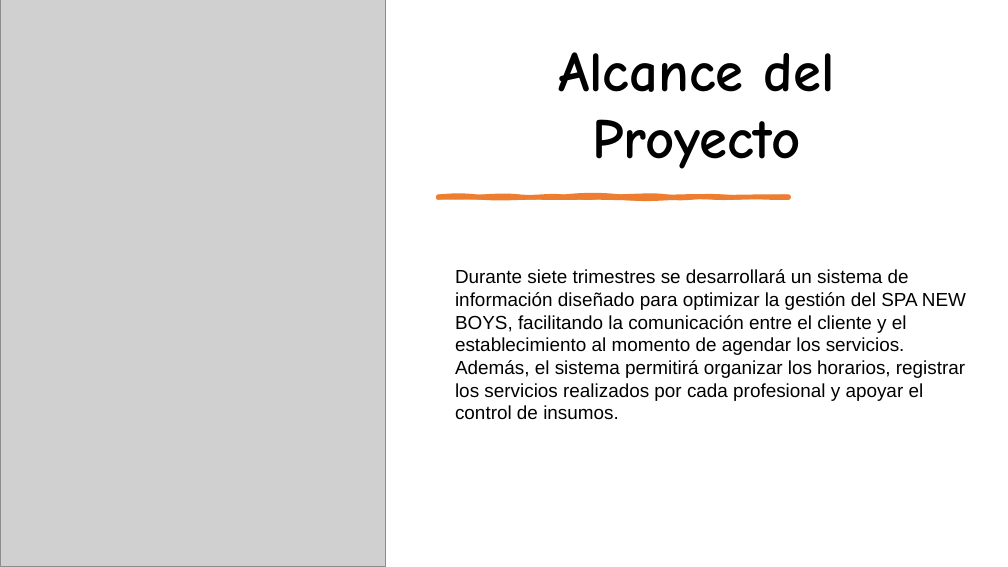
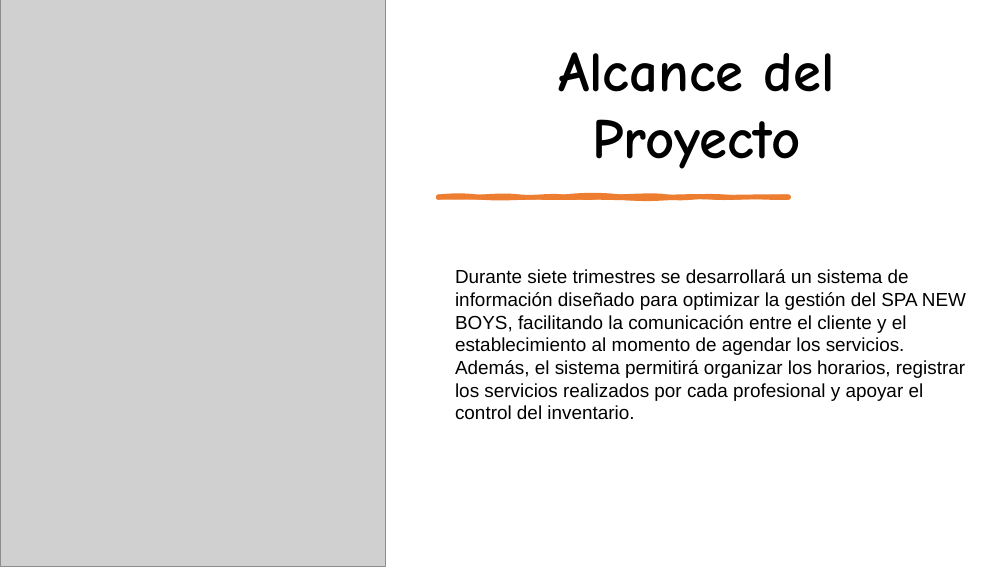
Before and after one commit to mari101-101/Sistema-spa, a slide deck: slide 9 of Documentos/Proyecto V1.1.pptx (slide 10 before the commit). Drawn at 1008x567 pixels with LibreOffice and Linux fonts; fonts in the diff are those of the drawing; grey boxes stand for pictures. Boxes give left, top, right and bottom in pixels: in the first picture for what was removed or moved away, otherwise in the second. Text is boxed around its words. In the diff, an @@ line names an element or a change of style, - is before the commit and + after.

```diff
--- a/Documentos/Proyecto V1.1.pptx
+++ b/Documentos/Proyecto V1.1.pptx
@@ text at (x1=455, y1=269, x2=966, y2=420): text changed @@
-Durante siete trimestres se desarrollará un sistema de información diseñado para optimizar la gestión del SPA NEW BOYS, facilitando la comunicación entre el cliente y el establecimiento al momento de agendar los servicios. Además, el sistema permitirá organizar los horarios, registrar los servicios realizados por cada profesional y apoyar el control de insumos.
+Durante siete trimestres se desarrollará un sistema de información diseñado para optimizar la gestión del SPA NEW BOYS, facilitando la comunicación entre el cliente y el establecimiento al momento de agendar los servicios. Además, el sistema permitirá organizar los horarios, registrar los servicios realizados por cada profesional y apoyar el control del inventario.
```
Also in this commit, not shown: 5 other slides changed, 1 slide added, 2 slides removed.
